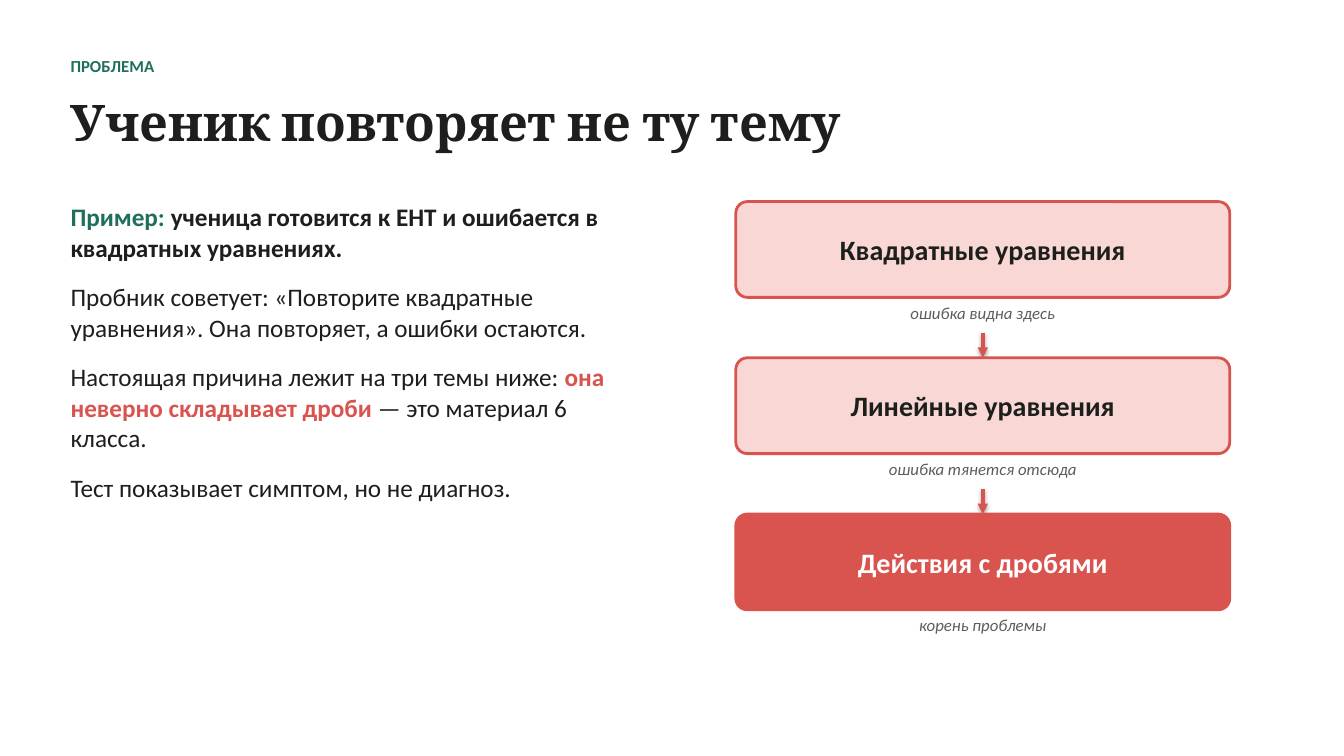
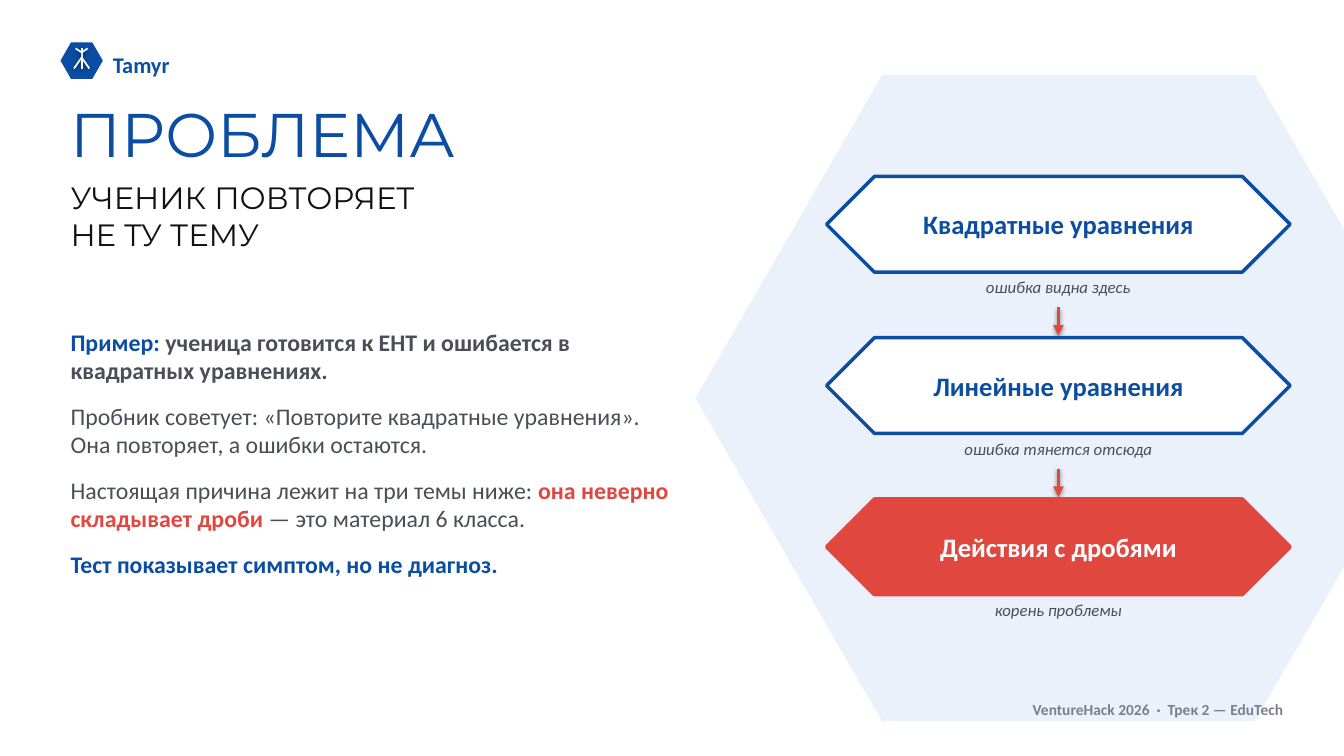
Before and after one commit to sas1k00/hackathonchik, a slide deck: slide 2 of docs/Tamyr_VentureHack2026.pptx. Drawn at 1344x756 pixels with LibreOffice and Linux fonts; fonts in the diff are those of the drawing. Boxes give left, top, right and bottom in pixels: in the first picture for what was removed or moved away, otherwise in the second. Text is boxed around its words. In the diff, an @@ line names an element or a change of style, - is before the commit and + after.

```diff
--- a/docs/Tamyr_VentureHack2026.pptx
+++ b/docs/Tamyr_VentureHack2026.pptx
@@ hexagon added at [60,42,103,79], fill #0B4DA2 @@
@@ line added from (82, 57) to (74, 69), #FFFFFF 1.25 pt @@
@@ line added from (82, 52) to (76, 48), #FFFFFF 1.25 pt @@
@@ line added from (82, 48) to (82, 57), #FFFFFF 1.25 pt @@
@@ line added from (82, 57) to (90, 69), #FFFFFF 1.25 pt @@
@@ line added from (82, 57) to (82, 69), #FFFFFF 1.25 pt @@
@@ line added from (82, 52) to (88, 48), #FFFFFF 1.25 pt @@
@@ text added at [113,58,170,77], 16 pt, text #0B4DA2, bold @@
+Tamyr
@@ hexagon added at [696,76,1344,722], fill #EAF1FB @@
@@ text "ПРОБЛЕМА": place and size @@
-text "ПРОБЛЕМА" at [71,61,155,72]
+text "ПРОБЛЕМА" at [71,113,456,158]
@@ text "ПРОБЛЕМА" at [71,113,456,158]: size 12 to 44 pt, font Calibri to Montserrat, text colour #1F6F5C to #0B4DA2, bold off @@
@@ hexagon "Квадратные уравнения" at [827,176,1291,272]: size 20 to 19 pt, text colour #1D1F1C to #0B4DA2; rounded rectangle to hexagon; fill #F8D7D5 to #FFFFFF; outline #D9534F 2 pt to #0B4DA2 2.5 pt @@
@@ hexagon "Квадратные уравнения": place and size @@
-hexagon "Квадратные уравнения" at [736,202,1230,297]
+hexagon "Квадратные уравнения" at [827,176,1291,272]
@@ text at [71,187,414,247]: text changed; size 36 to 22 pt; font Cambria to Montserrat; text colour #1D1F1C to #111111; bold off @@
-Ученик повторяет не ту тему
+УЧЕНИК ПОВТОРЯЕТ
+НЕ ТУ ТЕМУ
@@ text colour #5B5F58 to #4A4F57 in 3 elements at [995,604,1122,619], [964,443,1152,458], [986,281,1131,296] @@
@@ text "ошибка видна здесь": place and size @@
-text "ошибка видна здесь" at [910,307,1055,322]
+text "ошибка видна здесь" at [986,281,1131,296]
@@ text "Пример: ученица готовится к ЕНТ ...": place and size @@
-text "Пример: ученица готовится к ЕНТ ..." at [71,208,605,501]
+text "Пример: ученица готовится к ЕНТ ..." at [71,334,668,577]
@@ text "Пример: ученица готовится к ЕНТ ..." at [71,334,668,577]: size 18 to 17 pt; text colour #1F6F5C to #0B4DA2 in "Пример:"; text colour #1D1F1C to #4A4F57 in "ученица готовится к ЕНТ и ошибается в ...", "Пробник советует: «Повторите квадратные уравнения». Она повт ...", "Настоящая причина лежит на три темы ниже: ..."; text colour #D9534F to #E0473E in "она неверно складывает дроби"; text colour #1D1F1C to #0B4DA2, bold on in "Тест показывает симптом, но не диагноз."; less space between paragraphs @@
@@ arrow moved from (983, 333) - (983, 358) to (1059, 308) - (1059, 336) @@
@@ arrow (1059, 308) - (1059, 336): stroke #D9534F 2.5 pt to #E0473E 2.5 pt @@
@@ hexagon "Линейные уравнения": place and size @@
-hexagon "Линейные уравнения" at [736,358,1230,454]
+hexagon "Линейные уравнения" at [827,338,1291,434]
@@ hexagon "Линейные уравнения" at [827,338,1291,434]: size 20 to 19 pt, text colour #1D1F1C to #0B4DA2; rounded rectangle to hexagon; fill #F8D7D5 to #FFFFFF; outline #D9534F 2 pt to #0B4DA2 2.5 pt @@
@@ text "ошибка тянется отсюда": place and size @@
-text "ошибка тянется отсюда" at [889,463,1076,478]
+text "ошибка тянется отсюда" at [964,443,1152,458]
@@ arrow moved from (983, 489) - (983, 514) to (1059, 469) - (1059, 497) @@
@@ arrow (1059, 469) - (1059, 497): stroke #D9534F 2.5 pt to #E0473E 2.5 pt @@
@@ hexagon "Действия с дробями": place and size @@
-hexagon "Действия с дробями" at [736,514,1230,610]
+hexagon "Действия с дробями" at [827,499,1291,595]
@@ hexagon "Действия с дробями" at [827,499,1291,595]: size 20 to 19 pt; rounded rectangle to hexagon; fill #D9534F to #E0473E; outline #D9534F 2 pt to #E0473E 2.5 pt @@
@@ text "корень проблемы": place and size @@
-text "корень проблемы" at [919,619,1046,634]
+text "корень проблемы" at [995,604,1122,619]
@@ text added at [1033,704,1283,718], 11 pt, text #7A808A, bold @@
+VentureHack 2026 · Трек 2 — EduTech
```
Also in this commit, not shown: 10 other slides changed, 2 other files.
